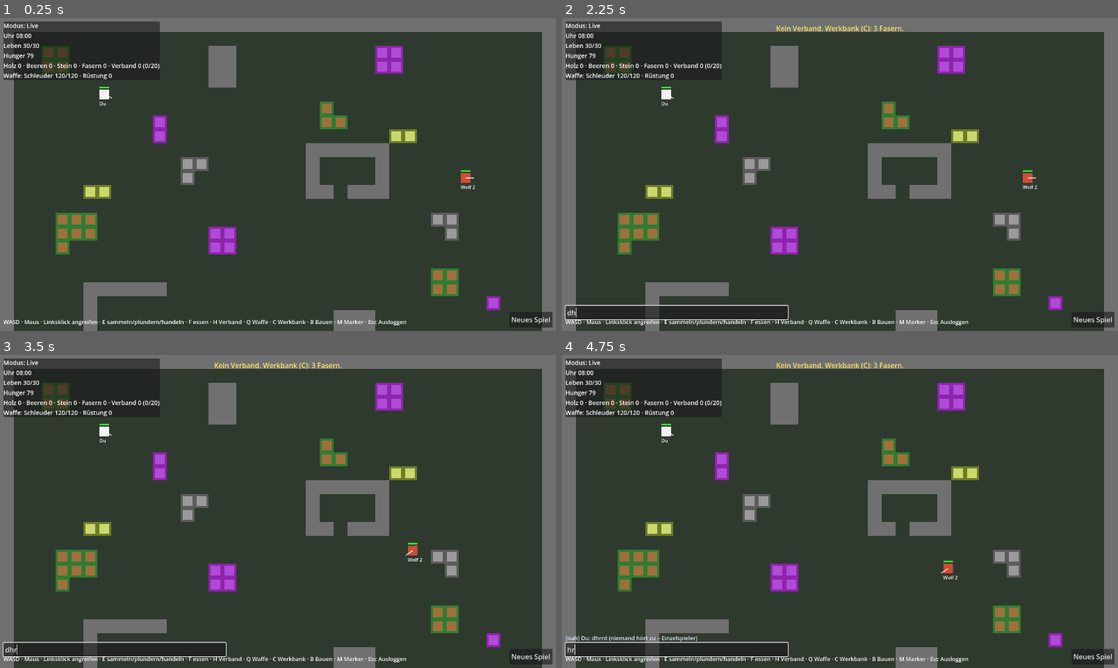
Above: before the commit, frames 1-4 (two rows, left to right).
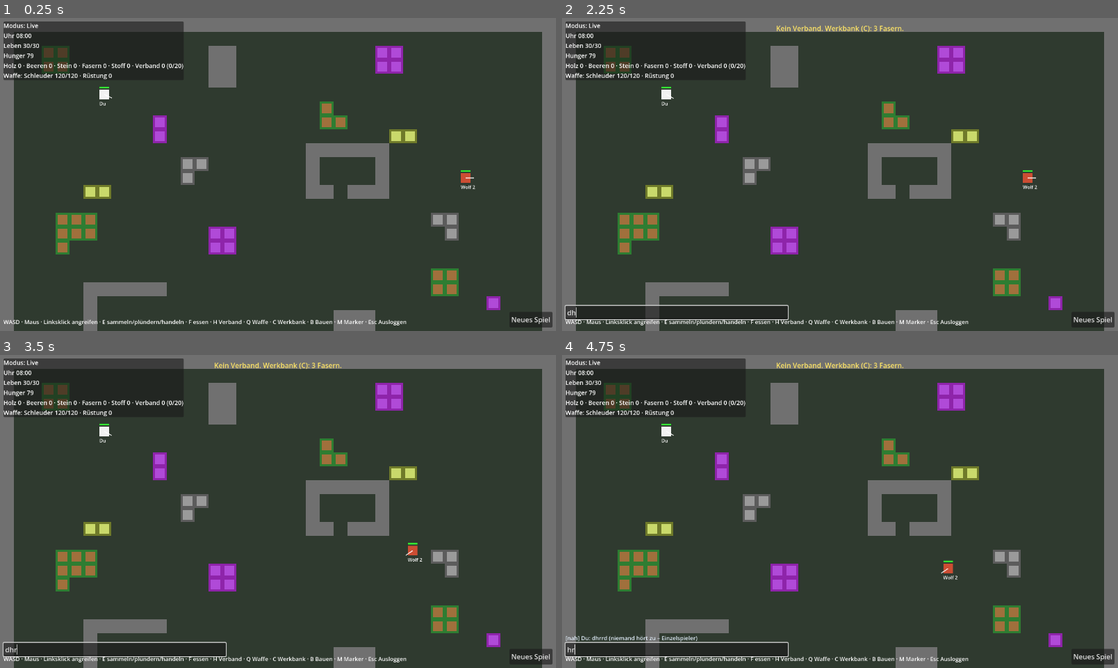
Above: after the commit, the same moments.

Repository: ShivaHaze/godot-game
Game: Godot game, scene res://game/main.tscn
The game is run twice, just before and just after one commit, with the same random seed, the same clock (stepped at 60 frames per second) and the same inputs.
Inputs (mouse positions are in pixels of both pictures, inside the frame that each line leads up to):
- Up to frame 1 (0.25 s): no input
- Up to frame 2 (2.25 s): click "Neues Spiel" at 0.5 s; click "Neues Spiel" at 1.25 s; tap Enter (chat) at 2 s; move the mouse to (962, 158) at 2.02 s; hold D (move_right) from 2.03 s (still down); tap H (heal) at 2.1 s; click (962, 158) at 2.17 s
- Up to frame 3 (3.5 s): release D (move_right) at 2.75 s; tap R (respawn) at 2.75 s; drag from (166, 527) to (250, 574) at 2.77 s
- Up to frame 4 (4.75 s): tap R (respawn) at 3.5, 4.25 s; move the mouse to (895, 442) at 3.52 s; hold D (move_right) 3.53-4.25 s; tap Enter (chat) at 3.6 s; tap H (heal) at 3.8 s; drag from (812, 574) to (673, 464) at 4.27 s

The runs differ from the first frame. In frame 1, 0.3% of the frame differs, in the area x 20-33%, y 1-17%; in frame 2, 0.3%; in frame 3, 0.3%; in frame 4, 0.3%.

Commit message:
Schritt 26: Stoff-Kette und NPC-Aktion 'stelle her'
- Stoff (2 Fasern) als Zwischenstufe, Verband kostet 1 Stoff, Stoffrüstung (4 Stoff, Rüstung 2)
- Aktion 'stelle {Erzeugnis} her' mit Parametertyp product, frei nach dem ersten eigenen Herstellen; Chronik je Stück, Gründe
- 3 neue Tests (186), bestehende Erwartungen angepasst

Co-Authored-By: Claude Fable 5.1 <noreply@anthropic.com>
Claude-Session: https://claude.ai/code/session_01RmMPQeVBJTnNWy85fL9v8i

Diff:
--- a/data/actions.json
+++ b/data/actions.json
@@ -110,6 +110,23 @@
       "params": []
     },
     {
+      "id": "craft",
+      "label": "stelle {product} her",
+      "log": "hergestellt: {product}",
+      "unlock": {
+        "fact": "crafted_consumable",
+        "label": "Frei, sobald du selbst einmal etwas hergestellt hast (Werkbank, C)."
+      },
+      "params": [
+        {
+          "name": "product",
+          "type": "product",
+          "label": "Erzeugnis",
+          "default": "cloth"
+        }
+      ]
+    },
+    {
       "id": "deliver",
       "label": "liefere {resource} zu {place}",
       "log": "geliefert: {resource} zu {place}",
--- a/data/items.json
+++ b/data/items.json
@@ -49,6 +49,17 @@
       "durability": 50
     },
     {
+      "id": "cloth_armor",
+      "name": "Stoffrüstung",
+      "kind": "armor",
+      "armor": 2,
+      "starting": false,
+      "cost": {
+        "cloth": 4
+      },
+      "durability": 60
+    },
+    {
       "id": "wood_armor",
       "name": "Holzpanzer",
       "kind": "armor",
--- a/data/resources.json
+++ b/data/resources.json
@@ -1,5 +1,5 @@
 {
-  "_doc": "Rohstoffe und Verbrauchsgüter. 'nutrition' = Hung …(218 unchanged characters)… Farben nur für die Rechteck-Darstellung.",
+  "_doc": "Rohstoffe und Verbrauchsgüter. 'nutrition' = Hung …(218 unchanged characters)… Farben nur für die Rechteck-Darstellung. Kette: Fasern → Stoff (2 Fasern) → Verband (1 Stoff) und Stoffrüstung (items.json).",
   "resources": [
     {
       "id": "wood",
@@ -30,13 +30,23 @@
       "color": "#c9d96b"
     },
     {
+      "id": "cloth",
+      "name": "Stoff",
+      "edible": false,
+      "nutrition": 0,
+      "color": "#e8dcc0",
+      "cost": {
+        "fibers": 2
+      }
+    },
+    {
       "id": "bandage",
       "name": "Verband",
       "edible": false,
       "nutrition": 0,
       "color": "#f2f2f2",
       "cost": {
-        "fibers": 3
+        "cloth": 1
       },
       "heal": 15,
       "heal_time": 3.0
--- a/game/logout_menu.gd
+++ b/game/logout_menu.gd
@@ -428,7 +428,21 @@
 				params[name] = values[item]
 				_mark_custom())
 			box.add_child(button)
+		"product":
+			var values: Array[String] = data.craftable_resources()
+			var button := _option_button(values, func(v: String) -> String: return "%s (%s)" % [data.resources[v]["name"], _cost_text(data.resources[v]["cost"])], String(params.get(name, values[0])))
+			button.item_selected.connect(func(item: int) -> void:
+				params[name] = values[item]
+				_mark_custom())
+			box.add_child(button)
 	return box
+
+
+func _cost_text(cost: Dictionary) -> String:
+	var parts: PackedStringArray = []
+	for rid: String in cost:
+		parts.append("%d %s" % [int(cost[rid]), data.resources[rid]["name"]])
+	return ", ".join(parts)
 
 
 func _on_confirm() -> void:
--- a/sim/npc_controller.gd
+++ b/sim/npc_controller.gd
@@ -101,6 +101,10 @@
 				return "gesund"
 			if world.heal_item_of(c).is_empty():
 				return "kein Verband"
+		"craft":
+			var reason := world.craft_reason(c, String(params["product"]))
+			if not reason.is_empty():
+				return reason
 		"deliver":
 			var rid := String(params["resource"])
 			if int(c.inventory.get(rid, 0)) <= 0:
@@ -151,6 +155,12 @@
 		"deliver":
 			_deliver(world, c, String(params["resource"]), c.place_pos(String(params["place"])), float(params["radius"]), intent, dt)
 			return true
+		"craft":
+			var rid := String(params["product"])
+			if world.craft(c, rid).is_empty():
+				var index := c.active_rule_index
+				SimChronicle.log_rule(world, c, index, c.rules[index], "jetzt %d" % int(c.inventory.get(rid, 0)))
+				c.last_logged_rule_index = -1  # jedes Stück wird protokolliert
 		"eat":
 			pass  # bereits bei der Auswertung ausgeführt
 	return false
--- a/sim/sim_data.gd
+++ b/sim/sim_data.gd
@@ -17,7 +17,7 @@
 }
 
 const ALLOWED_OPS: Array[String] = ["<", "<=", ">", ">=", "==", "!=", "has"]
-const PARAM_TYPES: Array[String] = ["int", "float", "choice", "place", "resource", "radius", "sensor"]
+const PARAM_TYPES: Array[String] = ["int", "float", "choice", "place", "resource", "radius", "sensor", "product"]
 const PLACE_HERE: String = "here"
 
 ## Pflichtschlüssel in balance.json als Punktpfade. Tippfehler fallen so beim Laden auf.
@@ -192,6 +192,9 @@
 			return ""
 		"resource":
 			return resource_order[0] if not resource_order.is_empty() else ""
+		"product":
+			var products := craftable_resources()
+			return products[0] if not products.is_empty() else ""
 		"int", "float":
 			return param_def.get("min", 0)
 		"choice":
@@ -265,7 +268,7 @@
 			if value == PLACE_HERE:
 				return "Hier"
 			return String(place_names.get(value, value if not String(value).is_empty() else "(keiner)"))
-		"resource":
+		"resource", "product":
 			return String(resources.get(value, {}).get("name", value))
 		"choice":
 			for option: Dictionary in param_def.get("options", []):
@@ -623,6 +626,10 @@
 				if param.has("default") and not resources.has(param["default"]):
 					errors.append("%s: unbekannter Rohstoff '%s'" % [pcontext, param["default"]])
 					return false
+			"product":
+				if param.has("default") and not craftable_resources().has(param["default"]):
+					errors.append("%s: '%s' ist kein herstellbares Verbrauchsgut" % [pcontext, param["default"]])
+					return false
 	return true
 
 
@@ -655,6 +662,10 @@
 				if not resources.has(value):
 					errors.append("%s: Parameter '%s' nennt unbekannten Rohstoff '%s'" % [context, name, value])
 					value = param_default(param_def)
+			"product":
+				if not craftable_resources().has(value):
+					errors.append("%s: Parameter '%s' nennt kein herstellbares Verbrauchsgut ('%s')" % [context, name, value])
+					value = param_default(param_def)
 			"place":
 				if not (value is String) or String(value).is_empty():
 					errors.append("%s: Parameter '%s' braucht einen Ort" % [context, name])
--- a/sim/sim_world.gd
+++ b/sim/sim_world.gd
@@ -477,7 +477,22 @@
 	c.inventory[rid] = int(c.inventory.get(rid, 0)) + 1
 	if def.has("heal"):
 		unlock(c.owner_id, "owned_bandage", c)
+	if c.control == SimCharacter.Controller.PLAYER:
+		unlock(c.owner_id, "crafted_consumable", c)
 	events.append({"type": "craft", "id": c.id, "item": rid})
+	return ""
+
+
+## Warum ein Verbrauchsgut gerade nicht herstellbar ist (für NPC-Regeln); leer = möglich.
+func craft_reason(c: SimCharacter, rid: String) -> String:
+	if not data.resources.has(rid) or not data.resources[rid].has("cost"):
+		return "kein herstellbares Verbrauchsgut"
+	var cost: Dictionary = data.resources[rid]["cost"]
+	for need: String in cost:
+		if int(c.inventory.get(need, 0)) < int(cost[need]):
+			return "zu wenig %s (%d nötig)" % [data.resources[need]["name"], int(cost[need])]
+	if c.inventory_count() - _cost_total(cost) + 1 > data.bali("inventory.capacity"):
+		return "Inventar voll"
 	return ""
 
 
--- /dev/null
+++ b/tests/unit/test_cloth_chain.gd
@@ -0,0 +1,92 @@
+extends GutTest
+## Kette Fasern → Stoff → Verband/Stoffrüstung und die NPC-Aktion "stelle {Erzeugnis} her".
+
+const OPEN: Vector2 = Vector2(20.5, 5.5)
+
+var data: SimData
+var world: SimWorld
+var player: SimCharacter
+
+
+func before_each() -> void:
+	data = SimData.load_from_dir("res://data")
+	world = SimWorld.new(data, 141)
+	world.lod_enabled = false
+	player = world.get_character(world.setup_new_game())
+	player.pos = OPEN
+	for c: SimCharacter in world.characters.values():
+		if c.kind == SimCharacter.Kind.WOLF:
+			c.pos = Vector2(38.5, 28.5)
+			c.home_pos = c.pos
+			c.control = SimCharacter.Controller.NONE
+
+
+func test_chain_fibers_cloth_bandage_and_armor() -> void:
+	assert_eq(data.craftable_resources(), ["cloth", "bandage"] as Array[String])
+	player.inventory["fibers"] = 2
+	assert_eq(world.craft(player, "bandage"), "zu wenig Stoff (1 nötig)")
+	assert_eq(world.craft(player, "cloth"), "")
+	assert_eq(int(player.inventory["cloth"]), 1)
+	assert_eq(int(player.inventory["fibers"]), 0)
+	assert_eq(world.craft(player, "bandage"), "")
+	assert_eq(int(player.inventory["bandage"]), 1)
+	assert_true(world.can_use(player, data.action_def("craft")), "erstes Herstellen schaltet 'stelle her' frei")
+	player.inventory["cloth"] = 4
+	assert_eq(world.craft(player, "cloth_armor"), "")
+	assert_eq(player.armor, data.balf("character.armor") + 2.0, "Stoffrüstung zählt")
+	player.inventory["wood"] = 6
+	assert_eq(world.craft(player, "wood_armor"), "")
+	assert_eq(player.armor, data.balf("character.armor") + 3.0, "beste Rüstung zählt")
+
+
+func test_npc_crafts_cloth_then_bandages_and_logs() -> void:
+	player.inventory["fibers"] = 6
+	world.unlock("p1", "crafted_consumable", player)
+	var rules := data.normalize_rule_list([
+		{"if": {"condition": "else"}, "then": {"action": "craft", "params": {"product": "bandage"}}},
+	], "Test")
+	assert_true(data.errors.is_empty(), "Regel gültig: %s" % [data.errors])
+	world.logout(player.id, rules, "Näher")
+	player.logout_time = -1e9
+	for i in 20 * 3:
+		world.tick()
+	assert_eq(int(player.inventory.get("bandage", 0)), 0, "ohne Stoff kein Verband")
+	assert_eq(player.active_rule_index, RuleEngine.NO_MATCH)
+	var lines := SimChronicle.format_all(player)
+	var reason_seen := false
+	for line: String in lines:
+		if line.contains("zu wenig Stoff (1 nötig)"):
+			reason_seen = true
+	assert_true(reason_seen, "Grund in der Chronik: %s" % [lines])
+	# Zwei Stufen als zwei Regeln: erst Stoff, dann Verband
+	world.login(player.id)
+	player.inventory["fibers"] = 6
+	player.inventory["cloth"] = 0
+	rules = data.normalize_rule_list([
+		{"if": {"condition": "inventory_state", "params": {"state": "full"}}, "then": {"action": "stay_at", "params": {"place": "here", "radius": 2}}},
+		{"if": {"condition": "else"}, "then": {"action": "craft", "params": {"product": "cloth"}}},
+	], "Test")
+	world.logout(player.id, rules, "Näher")
+	player.logout_time = -1e9
+	for i in 20 * 3:
+		world.tick()
+	assert_eq(int(player.inventory["cloth"]), 3, "6 Fasern → 3 Stoff")
+	assert_eq(int(player.inventory["fibers"]), 0)
+	var crafted := 0
+	for line: String in SimChronicle.format_all(player):
+		if line.contains("hergestellt: Stoff (jetzt"):
+			crafted += 1
+	assert_eq(crafted, 3, "jedes Stück protokolliert: %s" % [SimChronicle.format_all(player)])
+
+
+func test_product_param_validation_and_display() -> void:
+	var before := data.errors.size()
+	var rules := data.normalize_rule_list([
+		{"if": {"condition": "else"}, "then": {"action": "craft", "params": {"product": "wood"}}},
+	], "Test")
+	assert_gt(data.errors.size(), before, "Holz ist kein Erzeugnis")
+	assert_eq(String(rules[0]["then"]["params"]["product"]), "cloth", "auf das erste Erzeugnis zurückgesetzt")
+	data.errors.resize(before)
+	var def := data.action_def("craft")
+	assert_eq(data.display_value(def["params"][0], "bandage"), "Verband")
+	assert_eq(data.format_template(String(def["label"]), def["params"], rules[0]["then"]["params"]), "stelle Stoff her")
--- a/tests/unit/test_items.gd
+++ b/tests/unit/test_items.gd
@@ -44,7 +44,7 @@
 
 func test_items_data_loaded() -> void:
 	assert_true(data.is_valid(), "Fehler: %s" % data.errors)
-	assert_eq(data.item_order, ["sling", "club", "stone_axe", "wood_armor"] as Array[String])
+	assert_eq(data.item_order, ["sling", "club", "stone_axe", "cloth_armor", "wood_armor"] as Array[String])
 	assert_true(player.items.has("sling"), "Startausrüstung")
 	assert_eq(player.active_weapon, "sling")
 	assert_eq(player.armor, data.balf("character.armor"))
--- a/tests/unit/test_resources_chains.gd
+++ b/tests/unit/test_resources_chains.gd
@@ -29,10 +29,10 @@
 
 func test_data_has_new_resources_tiles_and_nodes() -> void:
 	assert_true(data.is_valid(), "Fehler: %s" % data.errors)
-	assert_eq(data.resource_order, ["wood", "berries", "stone", "fibers", "bandage"] as Array[String])
+	assert_eq(data.resource_order, ["wood", "berries", "stone", "fibers", "cloth", "bandage"] as Array[String])
 	assert_true(data.tiles.has("stone_deposit"))
 	assert_true(data.tiles.has("fiber_plant"))
-	assert_eq(data.craftable_resources(), ["bandage"] as Array[String])
+	assert_eq(data.craftable_resources(), ["cloth", "bandage"] as Array[String])
 	var stone := 0
 	var fibers := 0
 	for node: SimResourceNode in world.map.nodes.values():
@@ -60,11 +60,15 @@
 		world.tick()
 	assert_gte(int(player.inventory["fibers"]), 3, "Fasern gesammelt (auf der Pflanze stehend)")
 	assert_false(world.can_use(player, data.action_def("heal_self")), "Aktion vorher gesperrt")
+	assert_eq(world.craft(player, "bandage"), "zu wenig Stoff (1 nötig)", "Verband braucht die Zwischenstufe Stoff")
+	assert_eq(world.craft(player, "cloth"), "")
 	assert_eq(world.craft(player, "bandage"), "")
 	assert_eq(int(player.inventory["bandage"]), 1)
 	assert_true(world.can_use(player, data.action_def("heal_self")), "Verband schaltet 'verbinde dich' frei")
 	player.inventory["fibers"] = 0
-	assert_eq(world.craft(player, "bandage"), "zu wenig Fasern (3 nötig)")
+	player.inventory["cloth"] = 0
+	assert_eq(world.craft(player, "bandage"), "zu wenig Stoff (1 nötig)")
+	assert_eq(world.craft(player, "cloth"), "zu wenig Fasern (2 nötig)")
 
 
 func test_heal_is_channeled_and_cancelled_by_attack() -> void:
--- a/tests/unit/test_sim_data.gd
+++ b/tests/unit/test_sim_data.gd
@@ -21,9 +21,9 @@
 func test_real_data_is_valid() -> void:
 	var data := SimData.load_from_dir("res://data")
 	assert_true(data.is_valid(), "Fehler: %s" % data.errors)
-	assert_eq(data.resource_order, ["wood", "berries", "stone", "fibers", "bandage"] as Array[String])
+	assert_eq(data.resource_order, ["wood", "berries", "stone", "fibers", "cloth", "bandage"] as Array[String])
 	assert_eq(data.condition_order.size(), 9, "5 Bedingungen + Sonst + gesperrte 'Fremder im Claim', 'Sensor ausgelöst' und 'blutet'")
-	assert_eq(data.action_order.size(), 9, "6 Start-Aktionen + gesperrte 'greife an', 'verbinde dich', 'liefere'")
+	assert_eq(data.action_order.size(), 10, "6 Start-Aktionen + gesperrte 'greife an', 'verbinde dich', 'stelle her', 'liefere'")
 	assert_eq(data.role_order, ["hide", "guard", "gatherer", "trader"] as Array[String])
 	assert_eq(data.else_condition_id, "else")
 	assert_eq(data.map_width, 40)
Not shown, added: tests/unit/test_cloth_chain.gd.uid
Not shown, changed: CLAUDE.md
Not shown, changed: data/README.md
Not shown, changed: docs/design-doc.md
